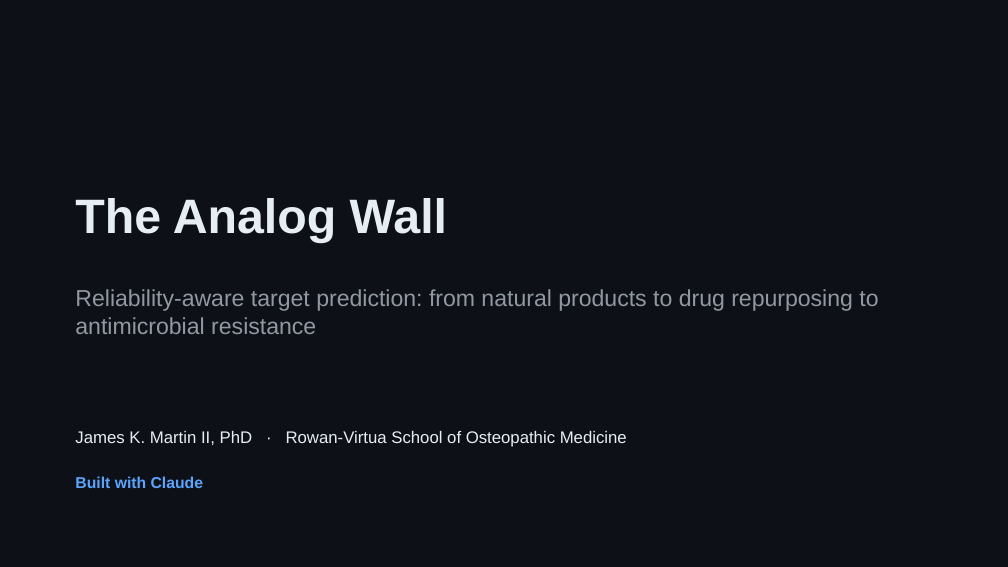
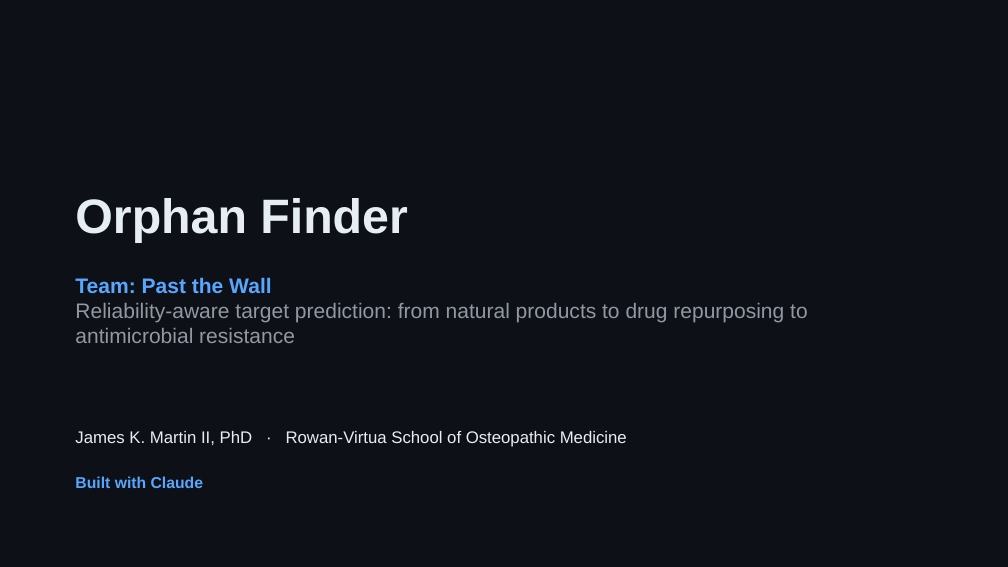
Before and after one commit to DocMartin95/analog-wall-target-prediction, a slide deck: slide 1 of demo/HitScreen_pitch.pptx. Drawn at 1008x567 pixels with LibreOffice and Linux fonts; fonts in the diff are those of the drawing. Boxes give left, top, right and bottom in pixels: in the first picture for what was removed or moved away, otherwise in the second. Text is boxed around its words. In the diff, an @@ line names an element or a change of style, - is before the commit and + after.

Commit message:
Set project name Orphan Finder (team Past the Wall) on README and title slide

```diff
--- a/demo/HitScreen_pitch.pptx
+++ b/demo/HitScreen_pitch.pptx
@@ text at (75,198,407,243): text changed @@
-The Analog Wall
+Orphan Finder
@@ text "Team: Past the Wall": place and size @@
-text "Team: Past the Wall" at (75,289,878,334)
+text "Team: Past the Wall" at (75,277,808,343)
@@ text at (75,277,271,294): paragraph added @@
+Team: Past the Wall
@@ text at (75,303,808,343): size 22 to 20 pt in "Reliability-aware target prediction: from natural products t ..." @@
```
Also in this commit, not shown: 1 other file.
